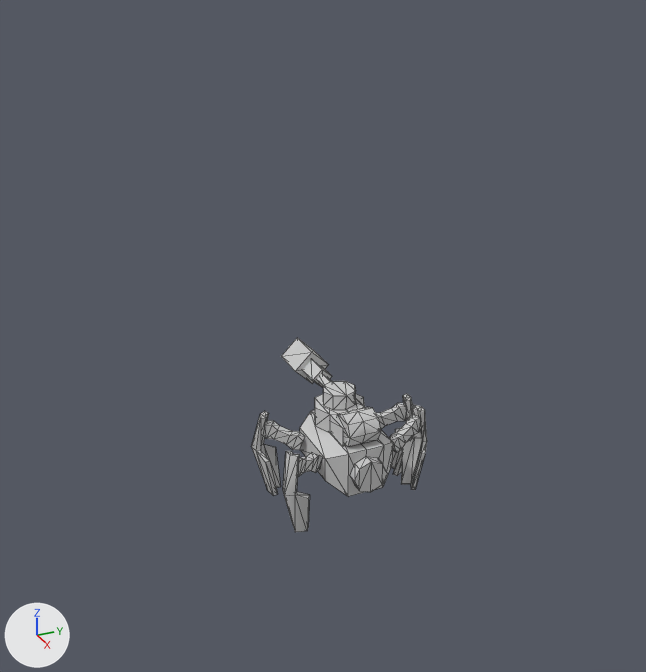
Before and after pictures for a commit that changed the FBX model Assets/Resources/ani/robofire/robofire_walk.FBX.
Both versions are drawn from a 50 mm lens placed at (5.43, -2.6, 4.07), pointed at (-0.61, 0.12, 1.05). The axes (+X, +Y, +Z) are drawn at lower left. The lights are the same throughout. Mesh edges are drawn as thin lines. Where no turn or scale is listed for an object, it has been applied to the vertices.
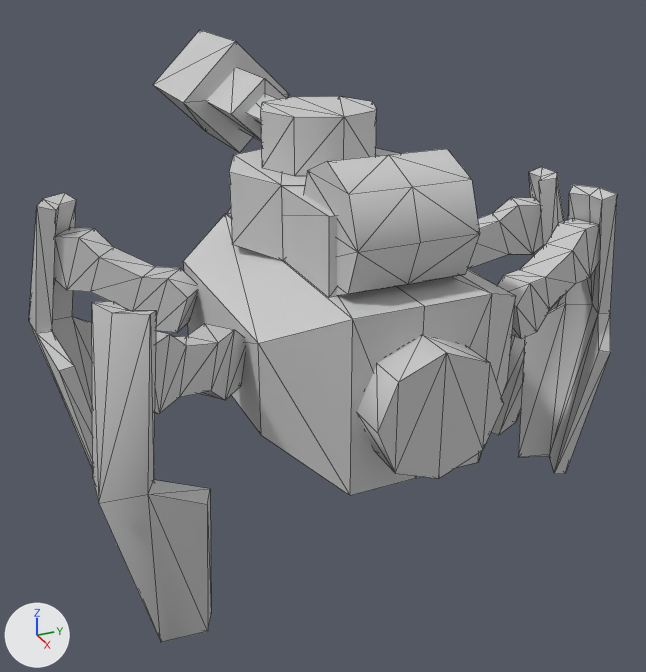
Edits to the bpy script that builds the scene:
```text
Add me_mesh_1:
    me_mesh_1.from_pydata(...)  # 131 vertices, 186 faces; spans x -24.8..24.8, y -58.9..37.5, z 20.6..78.7
    me_mesh_1.materials.append(mat_07___default)  # its picture is missing
Add me_mesh_005:
    me_mesh_005.from_pydata([(-0.513, 0.0, 0.476), (-0.513, 0.0, -0.476), (-0.513, -0.49, 0.0), (0.513, 0.0, 0.476), (-0.513, 0.0, 0.476), (-0.513, 0.0, -0.476), (-0.513, 0.49, 0.0), (0.513, 0.0, -0.476), (0.513, 0.49, 0.0), (0.513, 0.0, 0.476), (0.513, 0.0, -0.476), (0.513, -0.49, 0.0)], [], [(0, 1, 2), (1, 10, 11), (11, 2, 1), (2, 11, 3), (3, 0, 2), (4, 6, 5), (5, 6, 8), (8, 7, 5), (6, 4, 9), (9, 8, 6), (8, 9, 11), (11, 10, 8)])
    me_mesh_005.materials.append(mat_07___default)  # its picture is missing
Change ob_object032:
    ob_object032.parent: ob_box005 -> ob_box122
    ob_object032.location: (-30.52, 22.58, 41.63) -> (-30.51, 14.86, 42.37)
Change ob_object016:
    ob_object016.parent: ob_box005 -> ob_box122
    ob_object016.location: (30.45, -7.357, 41.63) -> (30.46, -15.08, 42.37)
    ob_object016.rotation_euler: (0.0, 0.0, 0.96) -> (0.0, 0.0, 0.873)  # degrees (0, 0, 55) -> degrees (0, 0, 50)
Change ob_object013:
    ob_object013.parent: ob_box005 -> ob_box122
    ob_object013.location: (30.45, 22.58, 41.63) -> (30.46, 14.86, 42.37)
    ob_object013.rotation_euler: (0.0, 0.0, 2.094) -> (0.0, 0.0, 2.269)  # degrees (0, 0, 120) -> degrees (0, 0, 130)
Change ob_object031:
    ob_object031.parent: ob_box005 -> ob_box122
    ob_object031.location: (-30.52, -7.357, 41.63) -> (-30.51, -15.08, 42.37)
    ob_object031.rotation_euler: (0.0, 3.142, 1.309) -> (0.0, 3.142, 1.222)  # degrees (0, 180, 75) -> degrees (0, 180, 70)
Remove ob_box005:
    ob_box005 = bpy.data.objects.new('Box005', me_mesh)
    ob_box005.location = (0.0, 0.0, 0.0)
    ob_box005.rotation_euler = (0.0, 0.0, -1.571)  # degrees (0, 0, -90)
    ob_box005.scale = (0.0114, 0.0114, 0.0114)
Add ob_box122:
    ob_box122 = bpy.data.objects.new('Box122', me_mesh_1)
    ob_box122.location = (0.0, 0.0, 0.0)
    ob_box122.rotation_euler = (0.0, 0.0, -1.571)  # degrees (0, 0, -90)
    ob_box122.scale = (0.0377, 0.0377, 0.0377)
Add ob_object064:
    ob_object064 = bpy.data.objects.new('Object064', me_mesh_005)
    ob_object064.location = (-2.67, 0.0, 2.71)
```

Pixel boxes (x1, y1, x2, y2) of what changed, in the pictures (646 x 672 px):
'Box122', added: after (183, 67, 516, 496)
'Object013', moved, turned: before (283, 451, 322, 532); after (92, 301, 245, 642)
'Object032', moved: before (390, 405, 427, 490); after (498, 185, 617, 474)
'Object016', moved, turned: before (251, 411, 305, 495); after (29, 193, 198, 470)
'Box005', deleted: before (281, 338, 393, 496)
'Object031', moved, turned: before (376, 394, 414, 476); after (468, 167, 566, 435)
'Object064', added: after (153, 30, 290, 153)
